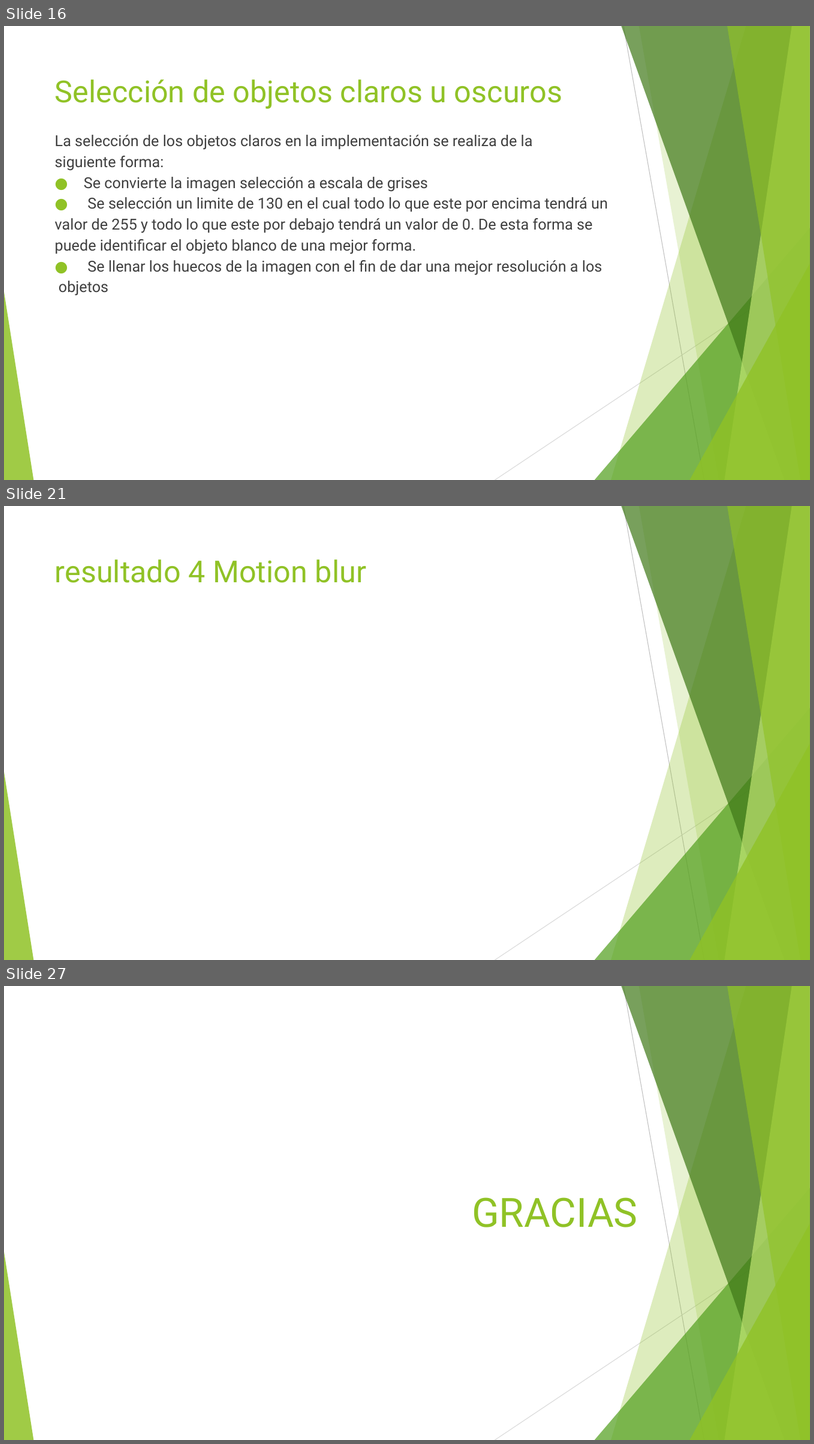
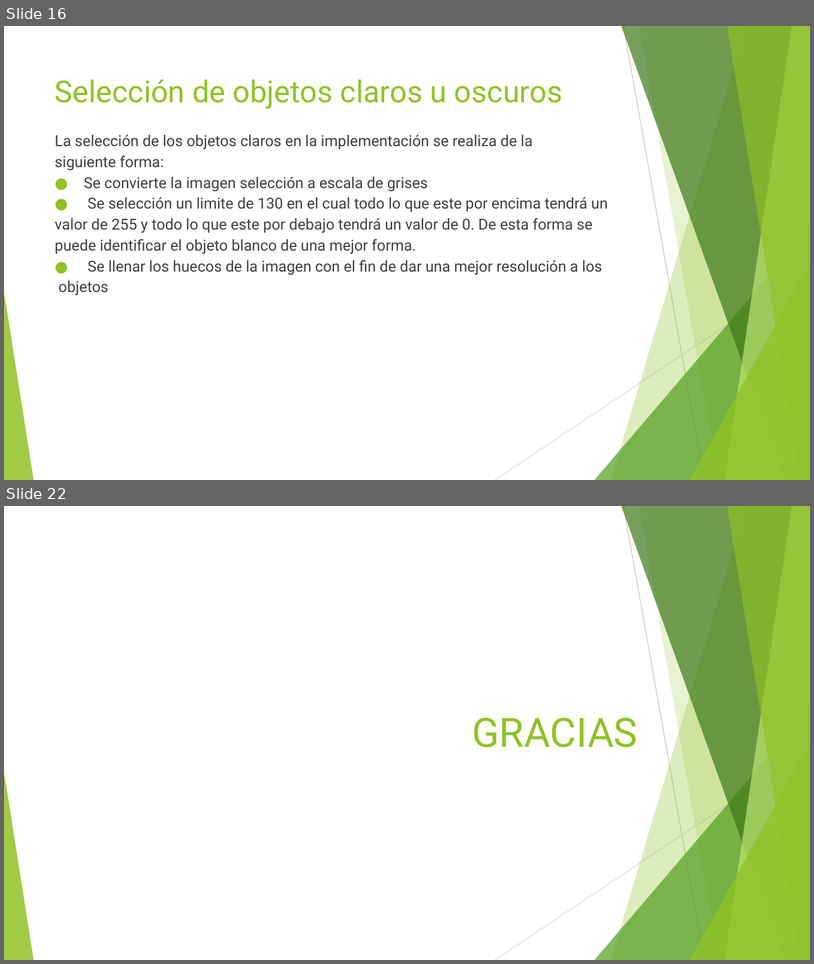
Before and after one commit to metalslayer95/HPC0120152, a slide deck: Final/Blur.pptx.pptx. Shown one above the other, each under a label of ours: slides 16, 21 and 27 before the commit, slides 16 and 22 after it; the slides between them are not shown. The pictures are 814x1444 and 814x964 pixels, drawn with LibreOffice and Linux fonts; fonts in the diff are those of the drawing. Boxes give left, top, right and bottom in pixels: in the first picture for what was removed or moved away, otherwise in the second. Text is boxed around its words. In the diff, an @@ line names an element or a change of style, - is before the commit and + after.

```diff
--- a/Final/Blur.pptx.pptx
+++ b/Final/Blur.pptx.pptx
@@ slide 21 removed at (x1=4, y1=506, x2=810, y2=960), background #FFFFFF; not listed: 10 template elements that a slide beside it also shows @@
@@ title removed at (x1=55, y1=559, x2=366, y2=583) @@
-resultado 4 Motion blur
@@ what was slide 27 is now slide 22 @@
```
Also in this commit, not shown: 1 slide changed, 5 slides added, 9 other slides removed, 1 other file.
